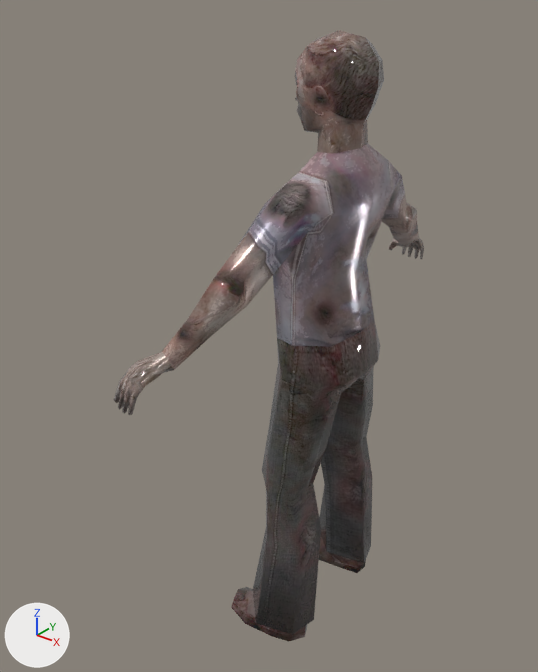
One commit to the glTF model visualization/3D/models/3DRT/zombie_male1_text4_walk.glb: the scene before it, then after it.
Camera for both pictures: a camera (50 mm lens) standing at (11.5, -17.17, 20.46) and looking at (-1.79, -0.55, 10.16). The lights are fixed; the arrows at lower left show +X, +Y and +Z.

The first picture shows 'male_zomb_v1.ms3d.m'.
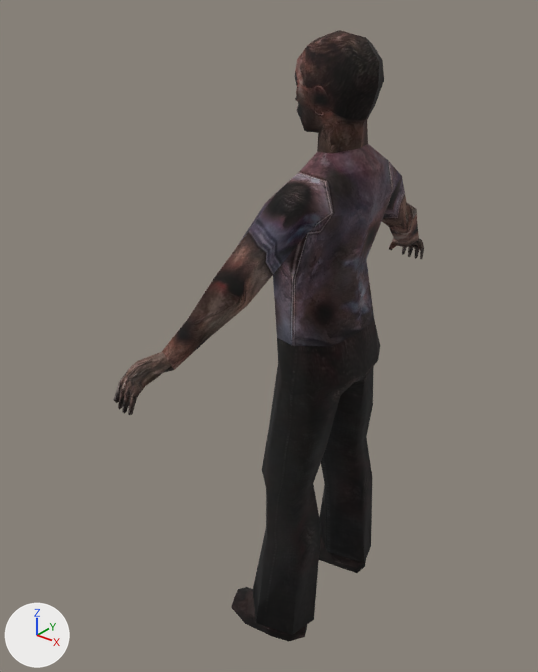
What changed in the scene script:
```text
Change img_male_zom_t04:
    img_male_zom_t04: load_image('male_zom_t04', '_unpacked/male_zom_t04', 1024, 1024, 'Non-Color') -> load_image('male_zom_t04', '_unpacked/male_zom_t04', 1024, 1024, 'sRGB')
Change mat_material:
    where n0 = _N.new('ShaderNodeBsdfPrincipled'); n0.name = 'Principled BSDF'
    add n0.inputs[2].default_value = 1.0  # 'Roughness'
    remove n3 = _N.new('ShaderNodeSeparateColor'); n3.name = 'Separate Color'
    remove n4 = _N.new('ShaderNodeTexImage'); n4.name = 'Image Texture.001'
    remove n4.image = img_male_zom_t04
    remove _L.new(n3.outputs[2], n0.inputs[1])  # 'Blue' to 'Metallic'
    remove _L.new(n3.outputs[1], n0.inputs[2])  # 'Green' to 'Roughness'
    remove _L.new(n4.outputs[0], n3.inputs[0])  # 'Color' to 'Color'
```

What differs and where, as boxes [x1, y1, x2, y2] in the pictures (538 x 672 px):
'male_zomb_v1.ms3d.m', surface changed (grey to black)
    both: [114, 30, 424, 641]
